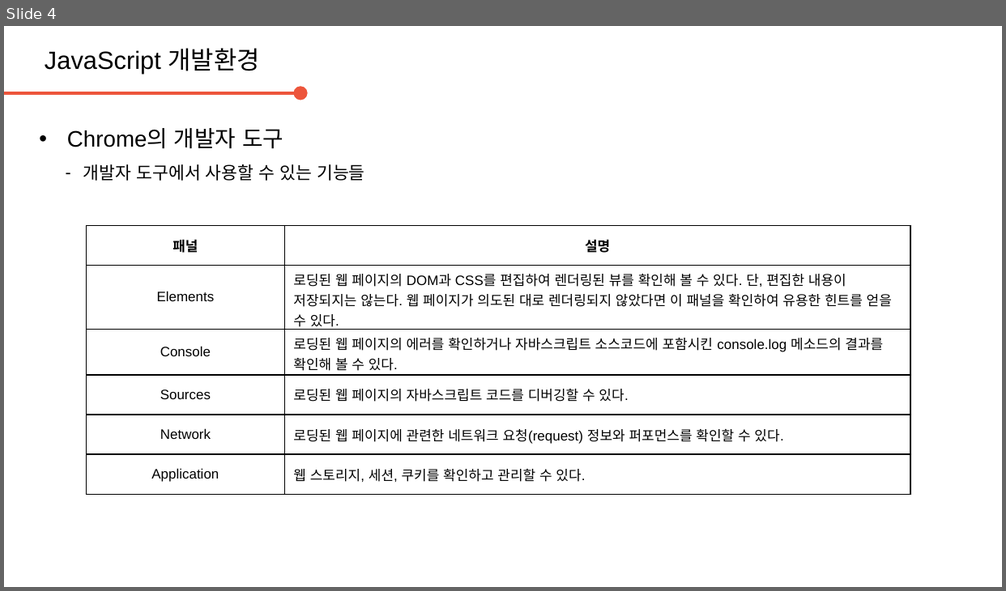
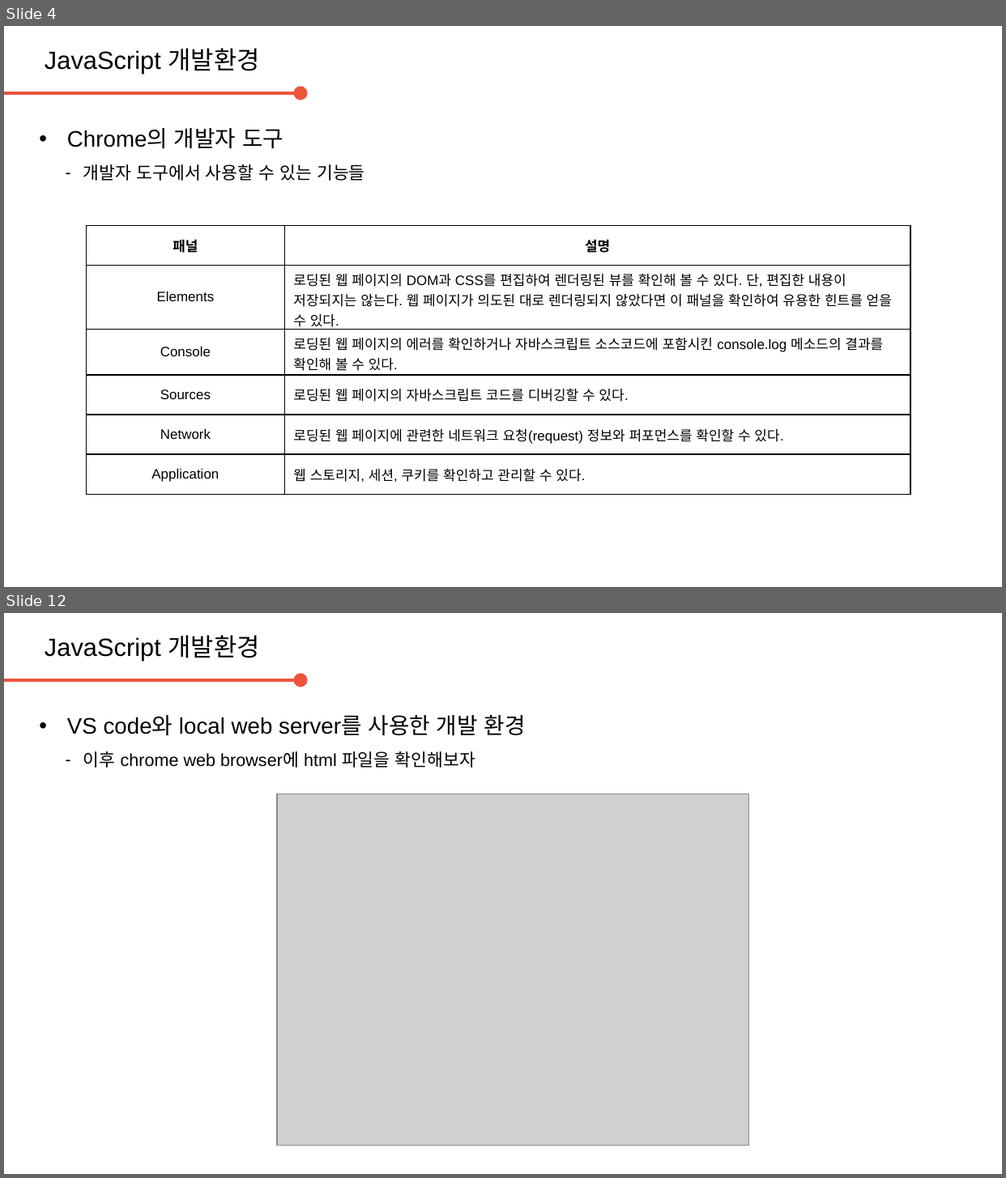
Before and after one commit to daegukdo/GCWM, a slide deck: 30/200727_JavaScript_DevEnv.pptx. Shown one above the other, each under a label of ours: slide 4 before the commit, slides 4 and 12 after it; the slides between them are not shown. The pictures are 1006x591 and 1006x1178 pixels, drawn with LibreOffice and Linux fonts; fonts in the diff are those of the drawing; grey boxes stand for pictures; background and template pictures are left out. Boxes give left, top, right and bottom in pixels: in the first picture for what was removed or moved away, otherwise in the second. Text is boxed around its words. In the diff, an @@ line names an element or a change of style, - is before the commit and + after.

Commit message:
get coding with me  - edit JavaScript resource (dev. env. setup)

```diff
--- a/30/200727_JavaScript_DevEnv.pptx
+++ b/30/200727_JavaScript_DevEnv.pptx
@@ slide 12 added at (4, 613, 1002, 1174), background #FFFFFF @@
@@ text added at (44, 635, 260, 660), 20 pt, text #000000 @@
+JavaScript 개발환경
@@ arrow added from (4, 680) to (300, 680), #ED553B 2.25 pt @@
@@ text added at (67, 715, 526, 768), 14 pt, text #000000 @@
+• VS code와 local web server를 사용한 개발 환경
+  – 이후 chrome web browser에 html 파일을 확인해보자
@@ picture added at (277, 794, 748, 1146) @@
```
Also in this commit, not shown: 16 other slides added.
